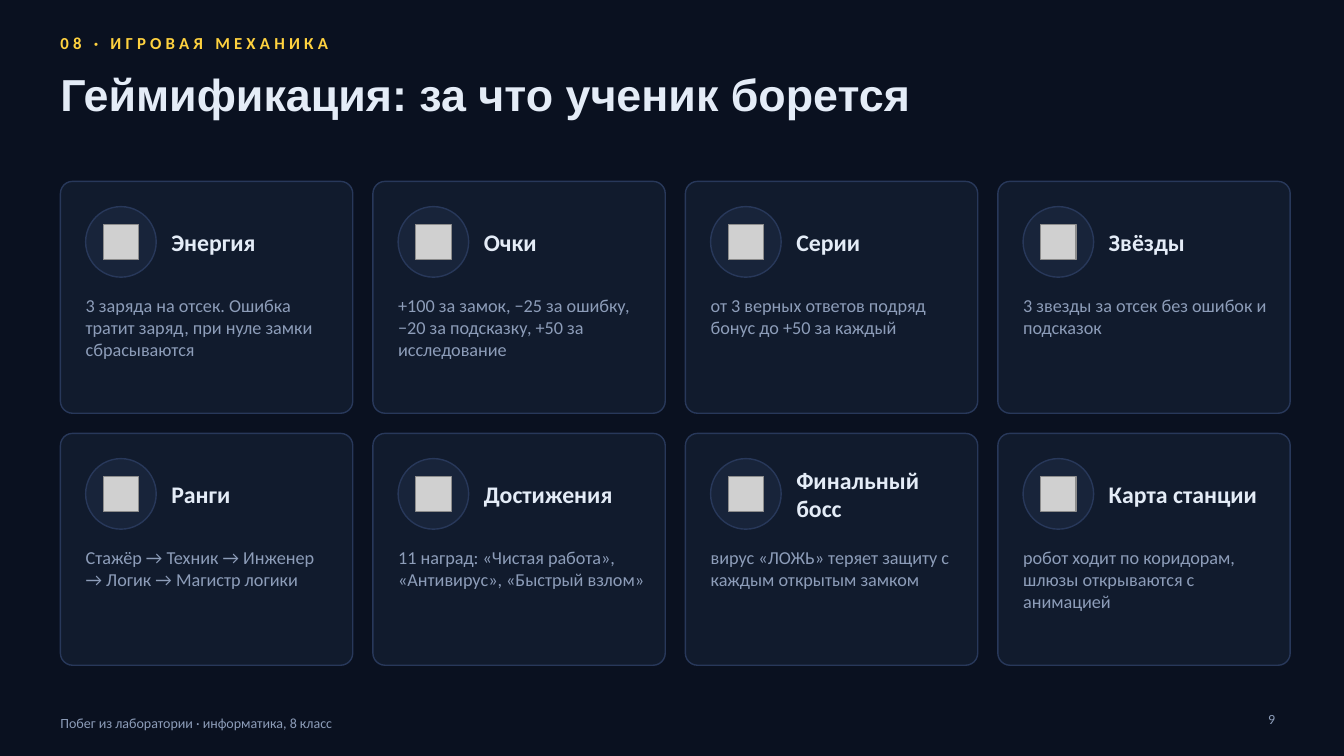
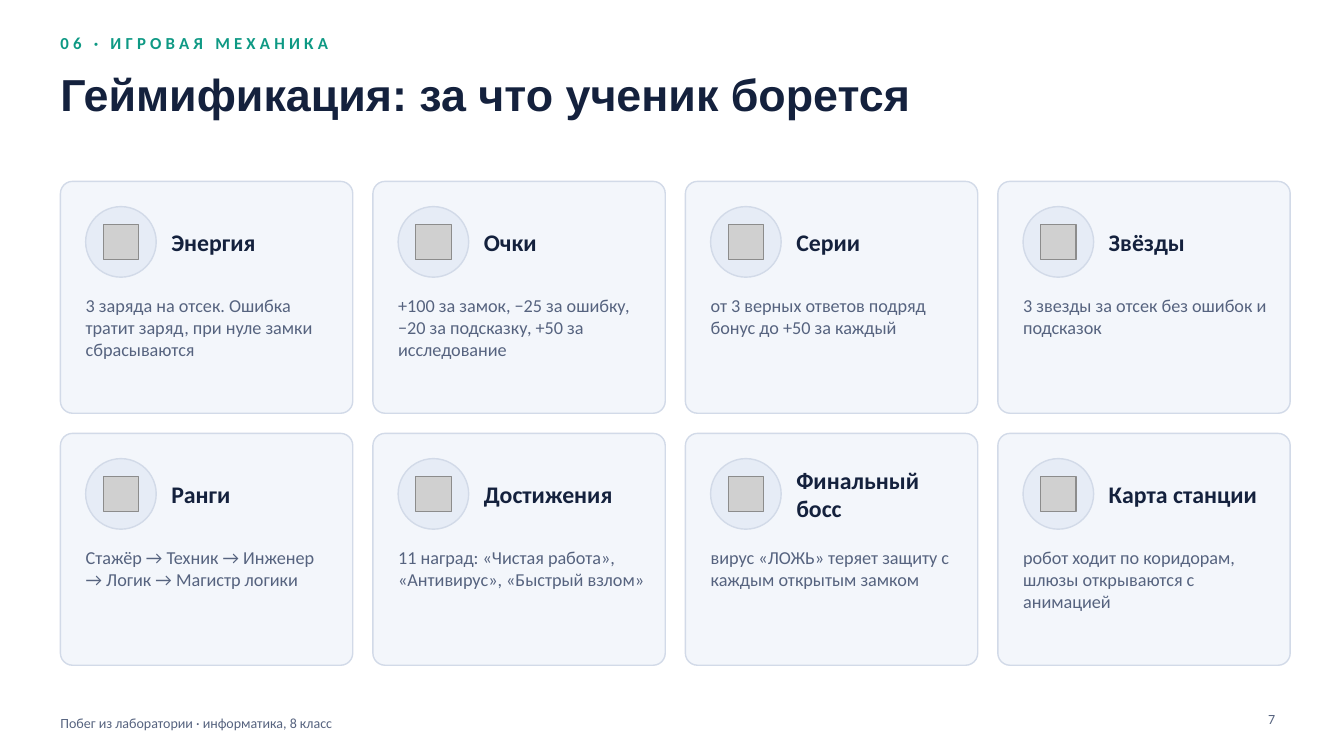
Before and after one commit to galiyabanum/logical, a slide deck: slide 7 of docs/Побег_из_лаборатории_презентация.pptx (slide 9 before the commit). Drawn at 1344x756 pixels with LibreOffice and Linux fonts; fonts in the diff are those of the drawing; grey boxes stand for pictures. Boxes give left, top, right and bottom in pixels: in the first picture for what was removed or moved away, otherwise in the second. Text is boxed around its words. In the diff, an @@ line names an element or a change of style, - is before the commit and + after.

```diff
--- a/docs/Побег_из_лаборатории_презентация.pptx
+++ b/docs/Побег_из_лаборатории_презентация.pptx
@@ background #0A1120 to #FFFFFF @@
@@ text at (60,37,328,49): text changed; text colour #FFD23F to #0E9984 @@
-08 · ИГРОВАЯ МЕХАНИКА
+06 · ИГРОВАЯ МЕХАНИКА
@@ fill #111B2D to #F3F6FB; outline #28385A 1 pt to #D2DAE8 1 pt in 8 elements at (373,181,665,413), (686,181,978,413), (998,181,1291,413), (60,434,353,665), (373,434,665,665), (686,434,978,665), (998,434,1291,665), (60,181,353,413) @@
@@ fill #18243A to #E6ECF6; outline #28385A 1 pt to #D2DAE8 1 pt in 8 elements at (86,207,156,277), (398,207,469,277), (711,207,781,277), (1023,207,1094,277), (86,459,156,529), (398,459,469,529), (711,459,781,529), (1023,459,1094,529) @@
@@ text colour #E4ECF7 to #14213D in 9 elements at (60,77,910,120), (171,235,255,255), (484,235,537,251), (796,235,860,255), (1109,235,1185,255), (171,487,230,503), (484,487,613,507), (796,472,919,517), (1109,487,1257,507) @@
@@ text colour #8D9DB9 to #56637F in 9 elements at (86,299,313,359), (398,299,630,359), (711,300,926,337), (1023,299,1267,337), (86,552,314,589), (398,551,645,589), (711,552,949,589), (1023,551,1235,611), (60,718,332,730) @@
@@ page number at (1268,715,1275,724): text changed; text colour #8D9DB9 to #56637F @@
-9
+7
```
Also in this commit, not shown: 11 other slides changed, 5 slides removed, 1 other file.
